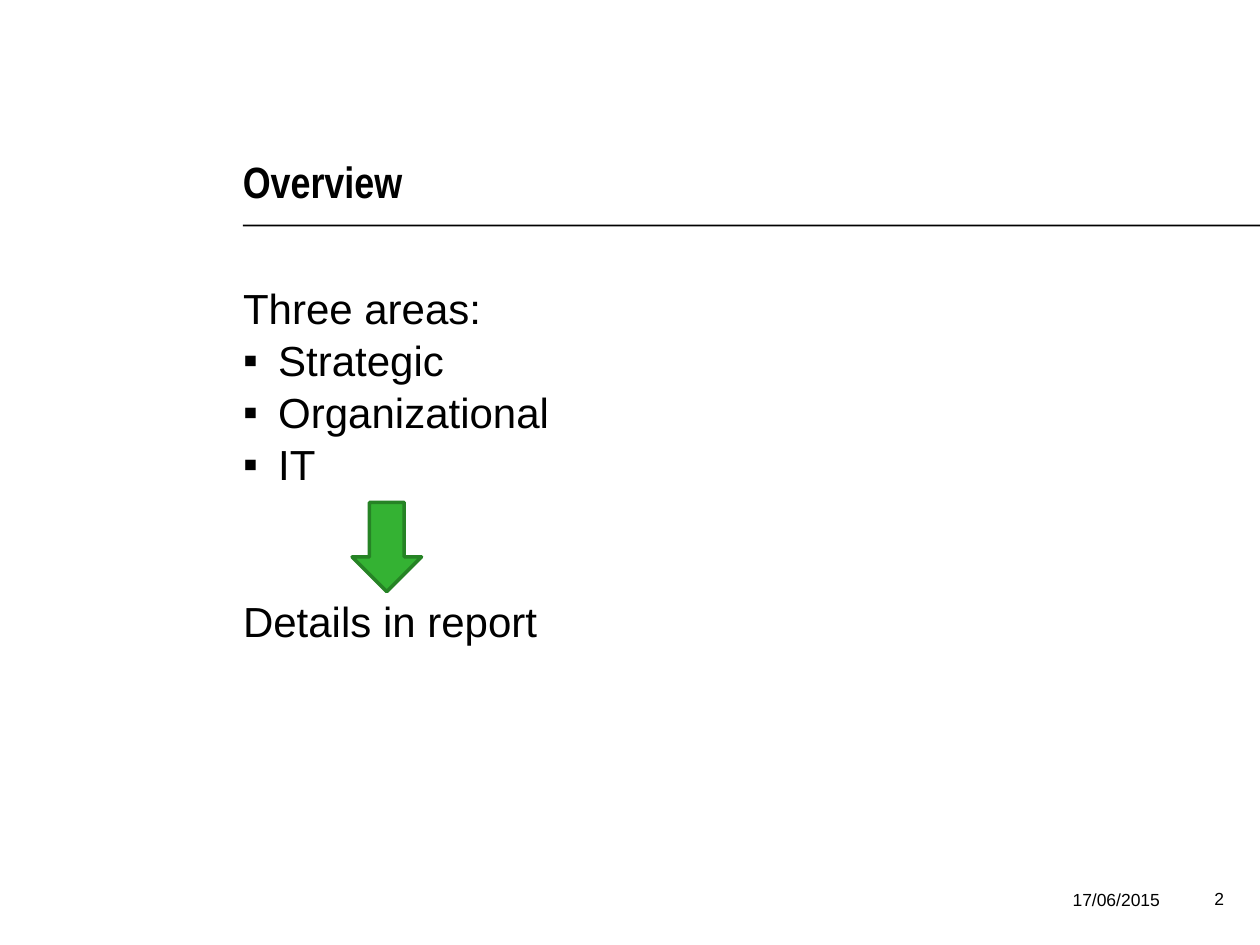
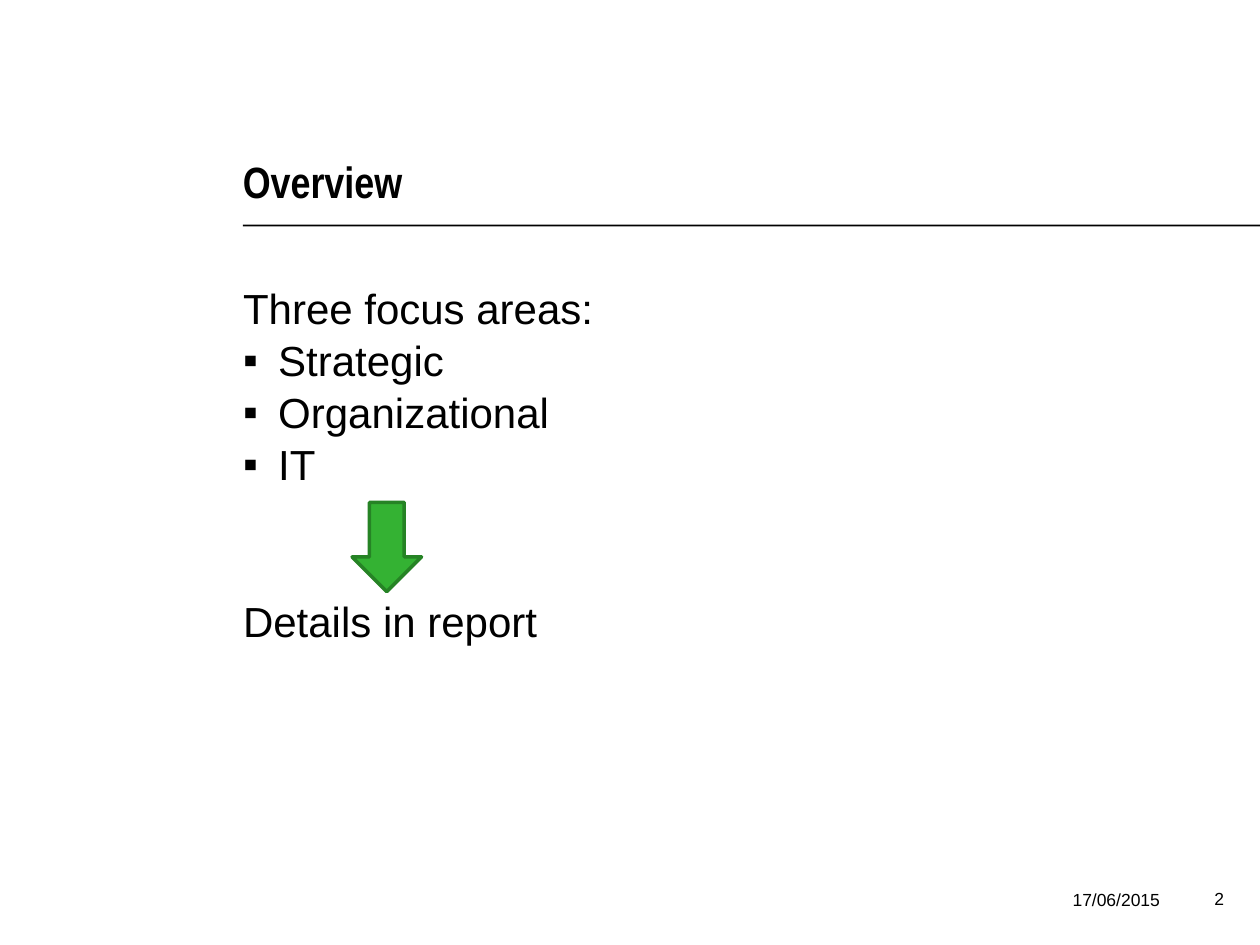
Before and after one commit to jochemverburg/AISProject, a slide deck: slide 2 of Presentation/FINAL_PRESENTATION_AIS_GROUP3.ppt. Drawn at 1260x945 pixels with LibreOffice and Linux fonts; fonts in the diff are those of the drawing; background and template pictures are left out. Boxes give left, top, right and bottom in pixels: in the first picture for what was removed or moved away, otherwise in the second. Text is boxed around its words. In the diff, an @@ line names an element or a change of style, - is before the commit and + after.

Commit message:
Correction

```diff
--- a/Presentation/FINAL_PRESENTATION_AIS_GROUP3.ppt
+++ b/Presentation/FINAL_PRESENTATION_AIS_GROUP3.ppt
@@ text at (x1=243, y1=293, x2=593, y2=325): text changed @@
-Three areas:
+Three focus areas:
```
